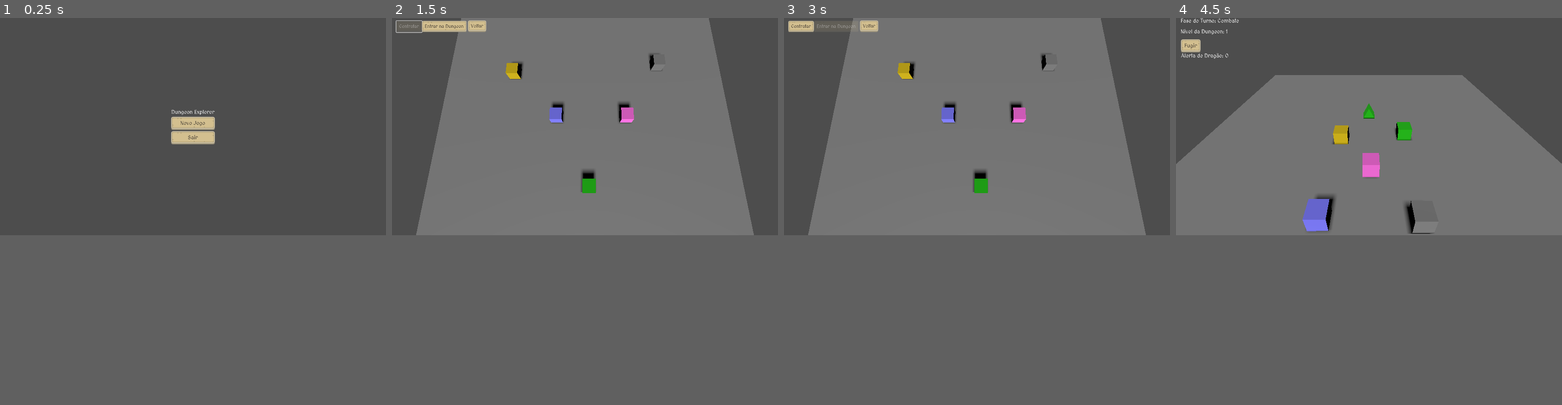
Above: before the commit, frames 1-4 (left to right).
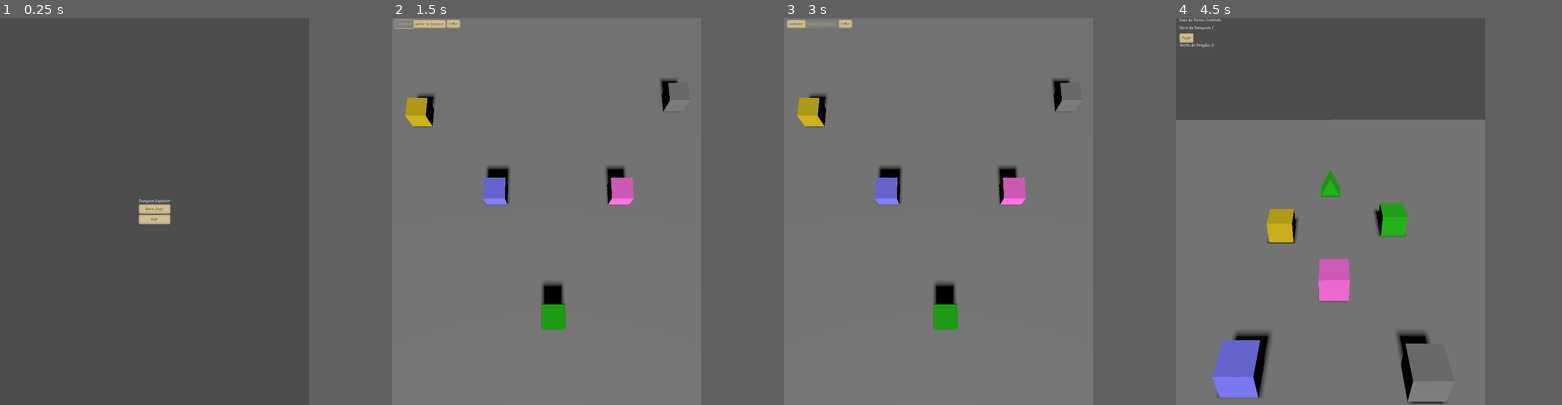
Above: after the commit, the same moments.

Repository: lazaromenezes/dungeon-explorer-godot
Game: Godot game, scene res://scenes/title_window/main_menu.tscn
Same seed, same stepped clock (60 frames per second), same inputs: the game is played once before the commit and once after it.
Inputs:
- Up to frame 1 (0.25 s): no input
- Up to frame 2 (1.5 s): click "Novo Jogo" at 0.5 s; click "Contratar" at 1.25 s
- Up to frame 3 (3 s): click "Voltar" at 2 s; click "Novo Jogo" at 2.75 s
- Up to frame 4 (4.5 s): click "Contratar" at 3.5 s; click "Entrar na Dungeon" at 4.25 s
In our replay, the window is 799x449 before the commit and 640x800 after it. These sizes can differ from the game's own. Grey fills any space a smaller window leaves; there, only what the larger window draws over its background counts as a difference.

The runs differ from the first frame. In frame 1, 1.3% of the frame differs, in the area x 35-56%, y 23-54%; in frame 2, 14%; in frame 3, 14%; in frame 4, 20%, in the area x 0-100%, y 0-100%.

Commit message:
Change window size

Diff:
--- a/project.godot
+++ b/project.godot
@@ -21,6 +21,9 @@
 
 [display]
 
+window/size/viewport_width=1280
+window/size/viewport_height=1920
+window/size/mode=3
 mouse_cursor/custom_image="res://themes/kenney-rpg-ui-theme/kenney-rpg-ui-pack/cursorGauntlet_blue.png"
 
 [dotnet]
